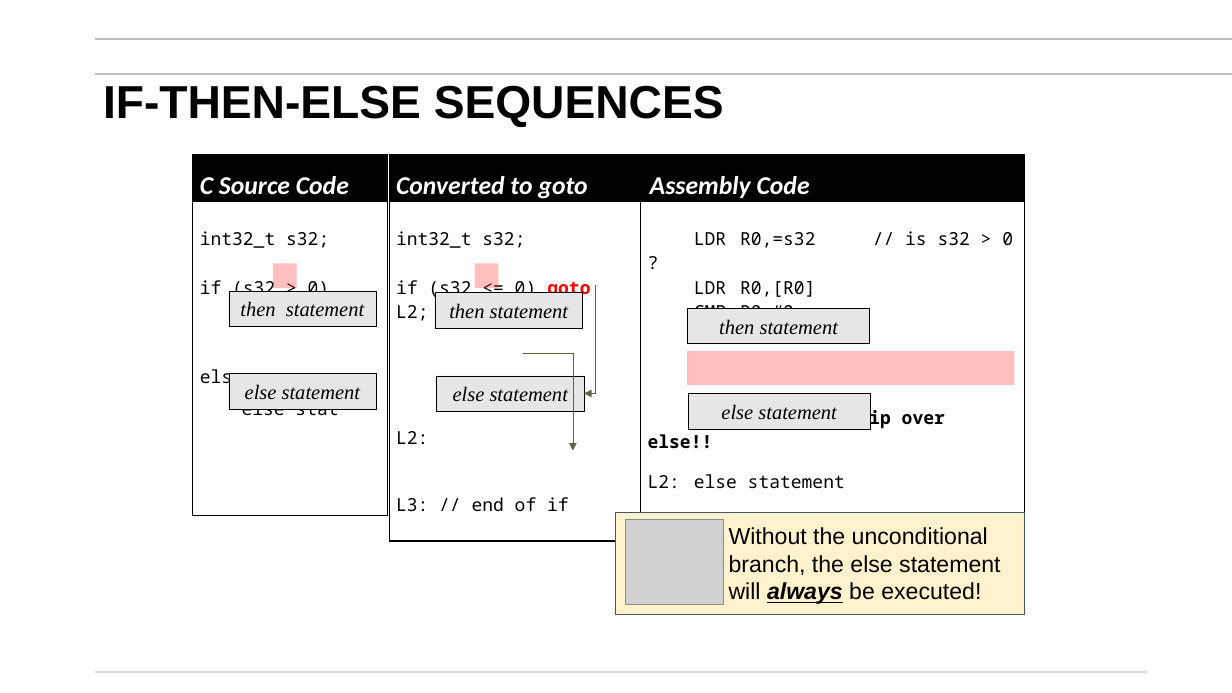
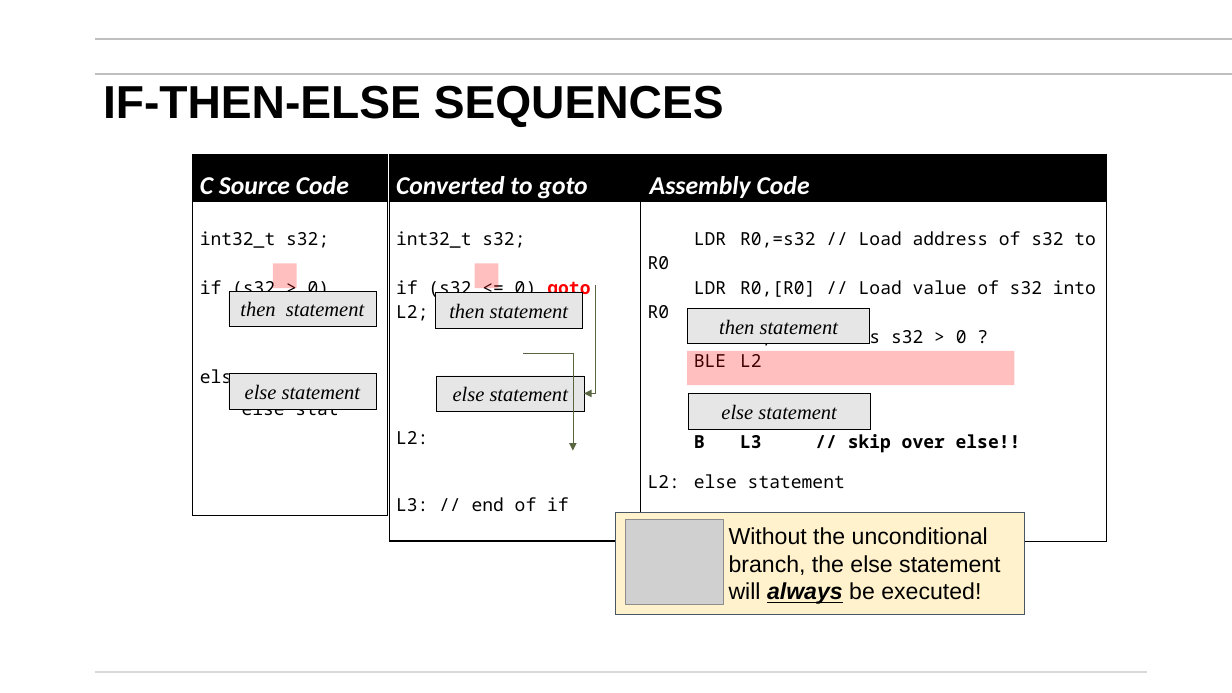
Before and after one commit to mikegrace2/CSEN20-Fall2026-Course-Website, a slide deck: slide 24 of Week05_MakindDecisionsAndWritingLoops/Ch06_MakingDecisions_WritingLoops_V4.pptx. Drawn at 1232x693 pixels with LibreOffice and Linux fonts; fonts in the diff are those of the drawing; grey boxes stand for pictures; background and template pictures are left out. Boxes give left, top, right and bottom in pixels: in the first picture for what was removed or moved away, otherwise in the second. Text is boxed around its words. In the diff, an @@ line names an element or a change of style, - is before the commit and + after.

Commit message:
Updated and rearranged, some coloring changes, some hiding parts, fixed some error parts ...

```diff
--- a/Week05_MakindDecisionsAndWritingLoops/Ch06_MakingDecisions_WritingLoops_V4.pptx
+++ b/Week05_MakindDecisionsAndWritingLoops/Ch06_MakingDecisions_WritingLoops_V4.pptx
@@ table at [640, 154, 1106, 545] @@
-row 2, column 1: LDR R0,=s32 // is s32 > 0 ? / LDR R0,[R0] / CMP R0,#0 / BLE L2 / B L3 // skip over else!! / L2: else statement / L3: // end of the if
+row 2, column 1: LDR R0,=s32 // Load address of s32 to R0 / LDR R0,[R0] // Load value of s32 into R0 / CMP R0,#0 // is s32 > 0 ? / BLE L2 / B L3 // skip over else!! / L2: else statement / L3: // end of the if
@@ table: place and size @@
-table at [640, 154, 1024, 545]
+table at [640, 154, 1106, 545]
```
Also in this commit, not shown: 18 other slides changed.
